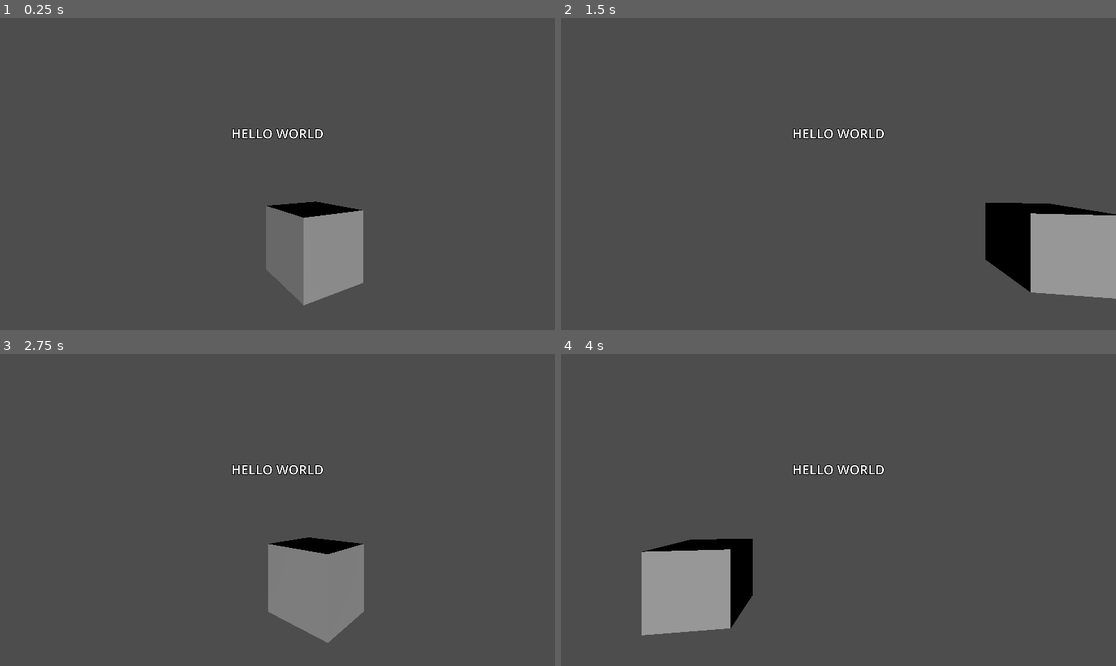
Above: before the commit, frames 1-4 (two rows, left to right).
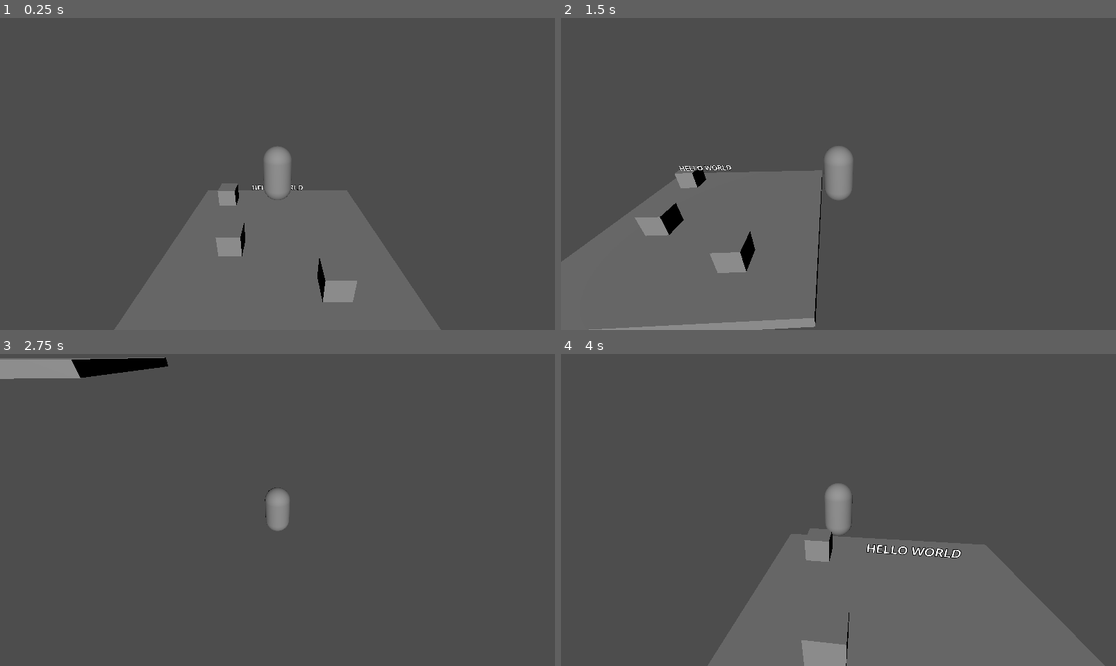
Above: after the commit, the same moments.

Repository: erunzd/GameDev
Game: Godot game, scene res://scenes/main.tscn
Two runs of this game, one before a commit and one after it. Both use one fixed random seed, a clock stepped at 60 frames per second and the inputs below.
Inputs:
- Up to frame 1 (0.25 s): no input
- Up to frame 2 (1.5 s): tap Enter (ui_accept) at 0.5, 0.77, 0.8, 1.07, 1.35 s; hold D (move_right, bound only after the commit) 0.53-1.28 s; tap Q (dash, bound only after the commit) at 0.6 s; hold S (move_back, bound only after the commit) from 1.28 s (still down)
- Up to frame 3 (2.75 s): tap Enter (ui_accept) at 1.52, 1.82, 2.3 s; tap Q (dash, bound only after the commit) at 1.55, 2.1 s; release S (move_back, bound only after the commit) at 2.03 s; hold D (move_right, bound only after the commit) from 2.03 s (still down)
- Up to frame 4 (4 s): release D (move_right, bound only after the commit) at 2.78 s; hold W (move_forward, bound only after the commit) 2.78-3.53 s; tap Q (dash, bound only after the commit) at 2.85 s; tap Enter (ui_accept) at 3.02, 3.32, 3.6, 3.77 s; hold A (move_left, bound only after the commit) from 3.53 s (still down)

The runs differ from the first frame. In frame 1, 18% of the frame differs, in the area x 20-80%, y 35-100%; in frame 2, 28%; in frame 3, 7.3%; in frame 4, 28%, in the area x 14-98%, y 35-100%.

Commit message:
simple gameplay mechanics

Diff:
--- a/game-dev/project.godot
+++ b/game-dev/project.godot
@@ -15,6 +15,38 @@
 config/features=PackedStringArray("4.6", "Forward Plus")
 config/icon="res://icon.svg"
 
+[input]
+
+move_left={
+"deadzone": 0.2,
+"events": [Object(InputEventKey,"resource_local_to_scene":false,"resource_name":"","device":-1,"window_id":0,"alt_pressed":false,"shift_pressed":false,"ctrl_pressed":false,"meta_pressed":false,"pressed":false,"keycode":0,"physical_keycode":65,"key_label":0,"unicode":97,"location":0,"echo":false,"script":null)
+, Object(InputEventKey,"resource_local_to_scene":false,"resource_name":"","device":-1,"window_id":0,"alt_pressed":false,"shift_pressed":false,"ctrl_pressed":false,"meta_pressed":false,"pressed":false,"keycode":0,"physical_keycode":4194319,"key_label":0,"unicode":0,"location":0,"echo":false,"script":null)
+]
+}
+move_right={
+"deadzone": 0.2,
+"events": [Object(InputEventKey,"resource_local_to_scene":false,"resource_name":"","device":-1,"window_id":0,"alt_pressed":false,"shift_pressed":false,"ctrl_pressed":false,"meta_pressed":false,"pressed":false,"keycode":0,"physical_keycode":68,"key_label":0,"unicode":100,"location":0,"echo":false,"script":null)
+, Object(InputEventKey,"resource_local_to_scene":false,"resource_name":"","device":-1,"window_id":0,"alt_pressed":false,"shift_pressed":false,"ctrl_pressed":false,"meta_pressed":false,"pressed":false,"keycode":0,"physical_keycode":4194321,"key_label":0,"unicode":0,"location":0,"echo":false,"script":null)
+]
+}
+move_forward={
+"deadzone": 0.2,
+"events": [Object(InputEventKey,"resource_local_to_scene":false,"resource_name":"","device":-1,"window_id":0,"alt_pressed":false,"shift_pressed":false,"ctrl_pressed":false,"meta_pressed":false,"pressed":false,"keycode":0,"physical_keycode":87,"key_label":0,"unicode":119,"location":0,"echo":false,"script":null)
+, Object(InputEventKey,"resource_local_to_scene":false,"resource_name":"","device":-1,"window_id":0,"alt_pressed":false,"shift_pressed":false,"ctrl_pressed":false,"meta_pressed":false,"pressed":false,"keycode":0,"physical_keycode":4194320,"key_label":0,"unicode":0,"location":0,"echo":false,"script":null)
+]
+}
+move_back={
+"deadzone": 0.2,
+"events": [Object(InputEventKey,"resource_local_to_scene":false,"resource_name":"","device":-1,"window_id":0,"alt_pressed":false,"shift_pressed":false,"ctrl_pressed":false,"meta_pressed":false,"pressed":false,"keycode":0,"physical_keycode":83,"key_label":0,"unicode":115,"location":0,"echo":false,"script":null)
+, Object(InputEventKey,"resource_local_to_scene":false,"resource_name":"","device":-1,"window_id":0,"alt_pressed":false,"shift_pressed":false,"ctrl_pressed":false,"meta_pressed":false,"pressed":false,"keycode":0,"physical_keycode":4194322,"key_label":0,"unicode":0,"location":0,"echo":false,"script":null)
+]
+}
+dash={
+"deadzone": 0.2,
+"events": [Object(InputEventKey,"resource_local_to_scene":false,"resource_name":"","device":-1,"window_id":0,"alt_pressed":false,"shift_pressed":false,"ctrl_pressed":false,"meta_pressed":false,"pressed":false,"keycode":0,"physical_keycode":81,"key_label":0,"unicode":113,"location":0,"echo":false,"script":null)
+]
+}
+
 [physics]
 
 3d/physics_engine="Jolt Physics"
--- /dev/null
+++ b/game-dev/scenes/camera_3d.gd
@@ -0,0 +1,16 @@
+extends Camera3D
+
+@export var target_path: NodePath
+@export var follow_speed = 5.0
+@export var offset = Vector3(0, 4, 8)
+
+var target
+
+func _ready():
+	target = get_node(target_path)
+
+func _process(delta):
+	if target:
+		var desired_position = target.global_transform.origin + offset
+		global_transform.origin = global_transform.origin.lerp(desired_position, follow_speed * delta)
+		look_at(target.global_transform.origin, Vector3.UP)
--- a/game-dev/scenes/main.tscn
+++ b/game-dev/scenes/main.tscn
@@ -1,15 +1,23 @@
 [gd_scene format=3 uid="uid://bh73k52lhh386"]
 
-[ext_resource type="PackedScene" uid="uid://dehp5fgnlimho" path="res://scenes/cube.tscn" id="1_o5qli"]
+[ext_resource type="Script" uid="uid://bcdl4rnga0unt" path="res://scenes/camera_3d.gd" id="1_sugp2"]
+[ext_resource type="PackedScene" uid="uid://b1uypert1tm72" path="res://scenes/player.tscn" id="2_0wfyh"]
+[ext_resource type="PackedScene" uid="uid://vqmd51jh18hb" path="res://scenes/obstacle.tscn" id="2_sugp2"]
+
+[sub_resource type="BoxShape3D" id="BoxShape3D_o5qli"]
+
+[sub_resource type="BoxMesh" id="BoxMesh_0wfyh"]
 
 [node name="Main" type="Node3D" unique_id=500164404]
 
 [node name="Camera3D" type="Camera3D" parent="." unique_id=1499201655]
-transform = Transform3D(1, 0, 0, 0, 1, 0, 0, 0, 1, 0, 1, 5)
+transform = Transform3D(1, 0, 0, 0, 0.97796583, 0.20876524, 0, -0.20876524, 0.97796583, 0, 4, 8)
 current = true
+script = ExtResource("1_sugp2")
+target_path = NodePath("../Player")
 
 [node name="DirectionalLight3D" type="DirectionalLight3D" parent="." unique_id=1836937118]
-transform = Transform3D(1, 0, 0, 0, 1, 0, 0, 0, 1, 0, 2, 0)
+transform = Transform3D(1, 0, 0, 0, 0.88657516, 0.4625846, 0, -0.4625846, 0.88657516, -0.4413557, 4.8095202, 7.124918)
 
 [node name="Label3D" type="Label3D" parent="." unique_id=74036654]
 transform = Transform3D(1, 0, 0, 0, 1, 0, 0, 0, 1, 0, 2, 0)
@@ -17,5 +25,25 @@
 font_size = 64
 uppercase = true
 
-[node name="cube" parent="." unique_id=1076119529 instance=ExtResource("1_o5qli")]
-transform = Transform3D(1, 0, 0, 0, 1, 0, 0, 0, 1, 0, 0, 2)
+[node name="Ground" type="StaticBody3D" parent="." unique_id=1789288003]
+transform = Transform3D(1, 0, 0, 0, 1, 0, 0, 0, 1, 0, -1, 0)
+
+[node name="CollisionShape3D" type="CollisionShape3D" parent="Ground" unique_id=1662418421]
+transform = Transform3D(10, 0, 0, 0, 0.5, 0, 0, 0, 10, 0, 0, 0)
+shape = SubResource("BoxShape3D_o5qli")
+
+[node name="MeshInstance3D" type="MeshInstance3D" parent="Ground" unique_id=680189352]
+transform = Transform3D(10, 0, 0, 0, 0.5, 0, 0, 0, 10, 0, 0, 0)
+mesh = SubResource("BoxMesh_0wfyh")
+
+[node name="Player" parent="." unique_id=2131369281 instance=ExtResource("2_0wfyh")]
+transform = Transform3D(1, 0, 0, 0, 1, 0, 0, 0, 1, -0.001, 3, 0.062)
+
+[node name="Obstacle" parent="." unique_id=2107354673 instance=ExtResource("2_sugp2")]
+transform = Transform3D(1, 0, 0, 0, 1, 0, 0, 0, 1, 2, 0, 3)
+
+[node name="Obstacle2" parent="." unique_id=577245222 instance=ExtResource("2_sugp2")]
+transform = Transform3D(1, 0, 0, 0, 1, 0, 0, 0, 1, -3, 0, -3)
+
+[node name="Obstacle3" parent="." unique_id=1342089153 instance=ExtResource("2_sugp2")]
+transform = Transform3D(1, 0, 0, 0, 1, 0, 0, 0, 1, -2, 0, 1)
--- /dev/null
+++ b/game-dev/scenes/obstacle.tscn
@@ -0,0 +1,13 @@
+[gd_scene format=3 uid="uid://vqmd51jh18hb"]
+
+[sub_resource type="BoxShape3D" id="BoxShape3D_qcbvg"]
+
+[sub_resource type="BoxMesh" id="BoxMesh_sl1jc"]
+
+[node name="Obstacle" type="StaticBody3D" unique_id=2107354673]
+
+[node name="CollisionShape3D" type="CollisionShape3D" parent="." unique_id=181599560]
+shape = SubResource("BoxShape3D_qcbvg")
+
+[node name="MeshInstance3D" type="MeshInstance3D" parent="CollisionShape3D" unique_id=1433761603]
+mesh = SubResource("BoxMesh_sl1jc")
--- /dev/null
+++ b/game-dev/scenes/player.tscn
@@ -0,0 +1,17 @@
+[gd_scene format=3 uid="uid://b1uypert1tm72"]
+
+[ext_resource type="Script" uid="uid://b36rhuq3tdud2" path="res://scripts/player.gd" id="1_3vyb7"]
+
+[sub_resource type="CapsuleShape3D" id="CapsuleShape3D_sh265"]
+
+[sub_resource type="CapsuleMesh" id="CapsuleMesh_4flbx"]
+
+[node name="Player" type="CharacterBody3D" unique_id=2131369281]
+script = ExtResource("1_3vyb7")
+
+[node name="CollisionShape3D" type="CollisionShape3D" parent="." unique_id=1258332871]
+shape = SubResource("CapsuleShape3D_sh265")
+
+[node name="MeshInstance3D" type="MeshInstance3D" parent="." unique_id=1107019960]
+transform = Transform3D(1.2, 0, 0, 0, 1.2, 0, 0, 0, 1.2, 0, 0, 0)
+mesh = SubResource("CapsuleMesh_4flbx")
--- /dev/null
+++ b/game-dev/scripts/player.gd
@@ -0,0 +1,65 @@
+extends CharacterBody3D
+
+@export var speed = 5.0
+@export var jump_velocity = 6.0
+@export var dash_speed = 15.0
+@export var dash_time = 0.2
+@export var fall_limit = -10.0
+
+var gravity = ProjectSettings.get_setting("physics/3d/default_gravity")
+
+var is_dashing = false
+var dash_timer = 3.0
+var dash_direction = Vector3.ZERO
+var spawn_position
+
+func _ready():
+	spawn_position = global_transform.origin
+
+func _physics_process(delta):
+
+	# Check if fallen
+	if global_transform.origin.y < fall_limit:
+		respawn()
+
+	# Gravity
+	if not is_on_floor():
+		velocity.y -= gravity * delta
+
+	# Jump
+	if Input.is_action_just_pressed("ui_accept") and is_on_floor():
+		velocity.y = jump_velocity
+
+	var input_dir = Vector3.ZERO
+
+	if Input.is_action_pressed("move_left"):
+		input_dir.x -= 1
+	if Input.is_action_pressed("move_right"):
+		input_dir.x += 1
+	if Input.is_action_pressed("move_forward"):
+		input_dir.z -= 1
+	if Input.is_action_pressed("move_back"):
+		input_dir.z += 1
+
+	input_dir = input_dir.normalized()
+
+	if Input.is_action_just_pressed("dash") and input_dir != Vector3.ZERO:
+		is_dashing = true
+		dash_timer = dash_time
+		dash_direction = input_dir
+
+	if is_dashing:
+		velocity.x = dash_direction.x * dash_speed
+		velocity.z = dash_direction.z * dash_speed
+		dash_timer -= delta
+		if dash_timer <= 0:
+			is_dashing = false
+	else:
+		velocity.x = input_dir.x * speed
+		velocity.z = input_dir.z * speed
+
+	move_and_slide()
+
+func respawn():
+	global_transform.origin = spawn_position
+	velocity = Vector3.ZERO
Not shown, added: game-dev/scenes/camera_3d.gd.uid
Not shown, added: game-dev/scripts/player.gd.uid
